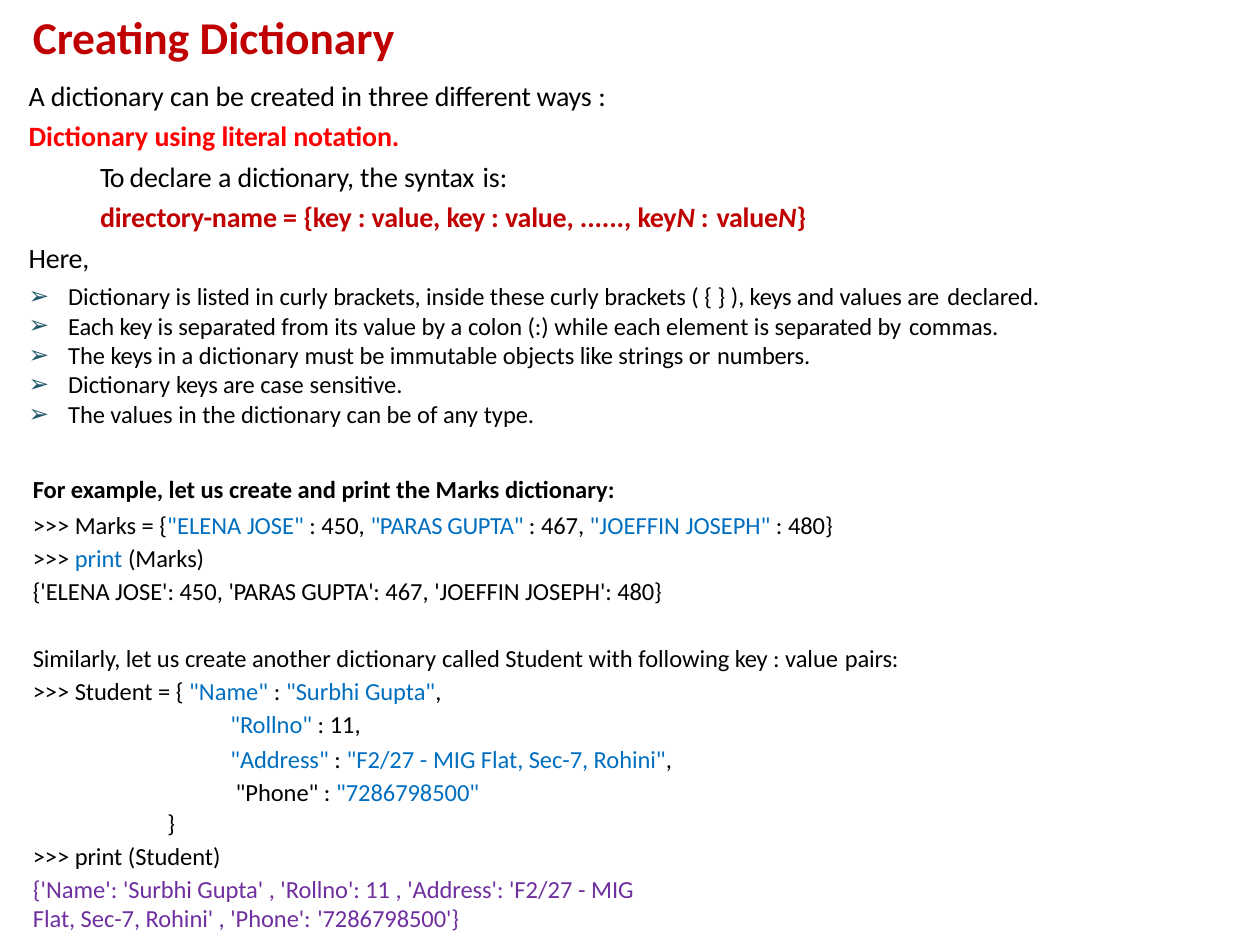
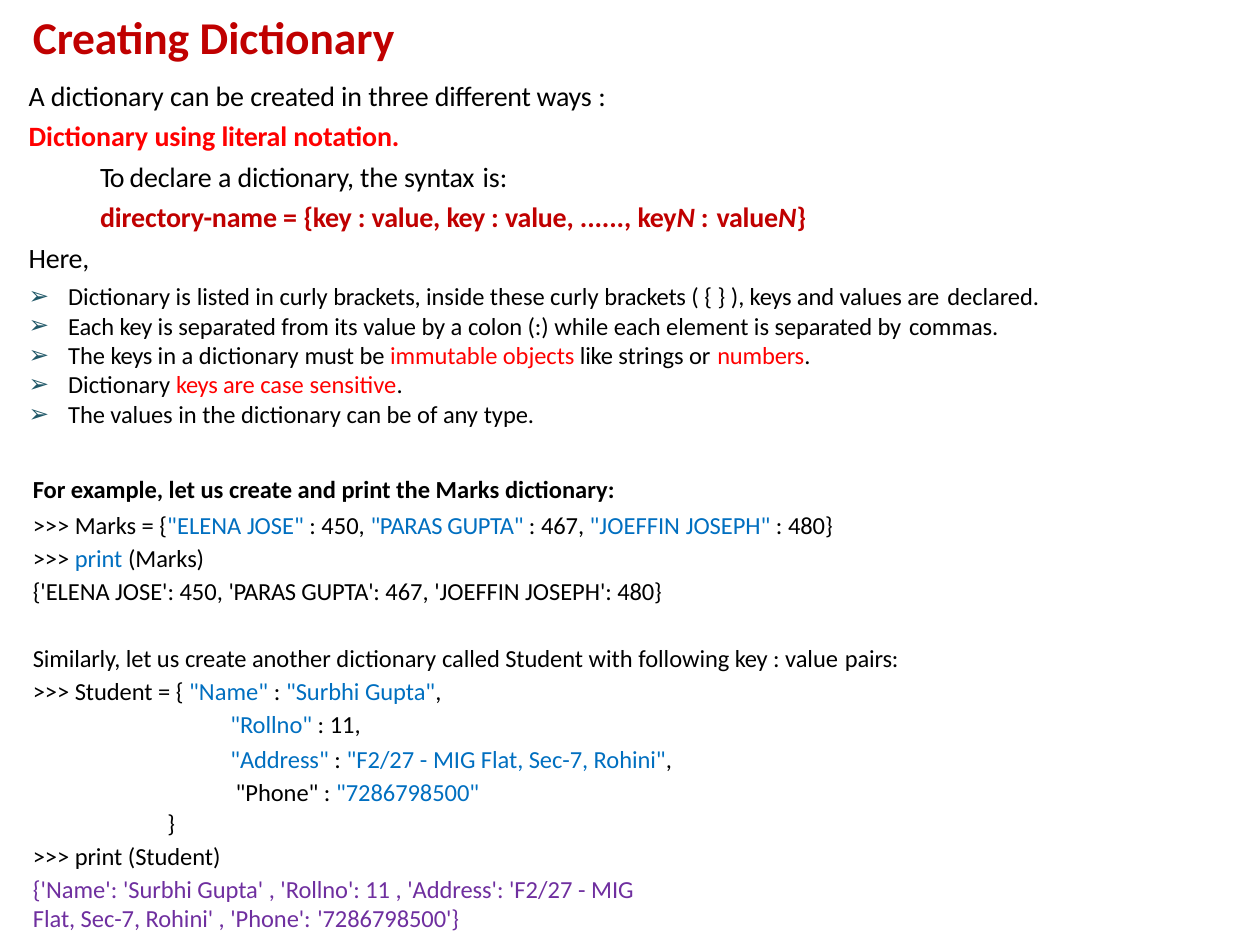
Before and after one commit to davcpscn/XI, a slide deck: slide 2 of Presentations/Dictionary.pptx. Drawn at 1260x945 pixels with LibreOffice and Linux fonts; fonts in the diff are those of the drawing. Boxes give left, top, right and bottom in pixels: in the first picture for what was removed or moved away, otherwise in the second. Text is boxed around its words. In the diff, an @@ line names an element or a change of style, - is before the commit and + after.

```diff
--- a/Presentations/Dictionary.pptx
+++ b/Presentations/Dictionary.pptx
@@ text at (x1=68, y1=347, x2=810, y2=397): text colour #000000 to #FF0000 in "immutable objects numbers.", "keys are case sensitive." @@
```
Also in this commit, not shown: 6 other slides changed, 9 other files.
